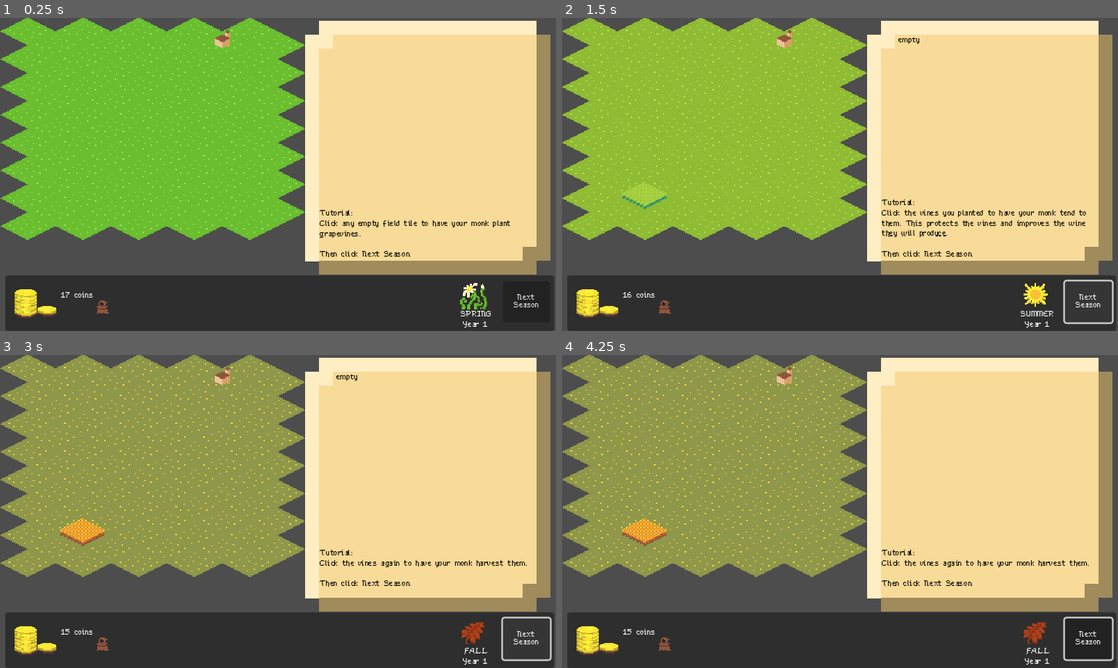
Above: before the commit, frames 1-4 (two rows, left to right).
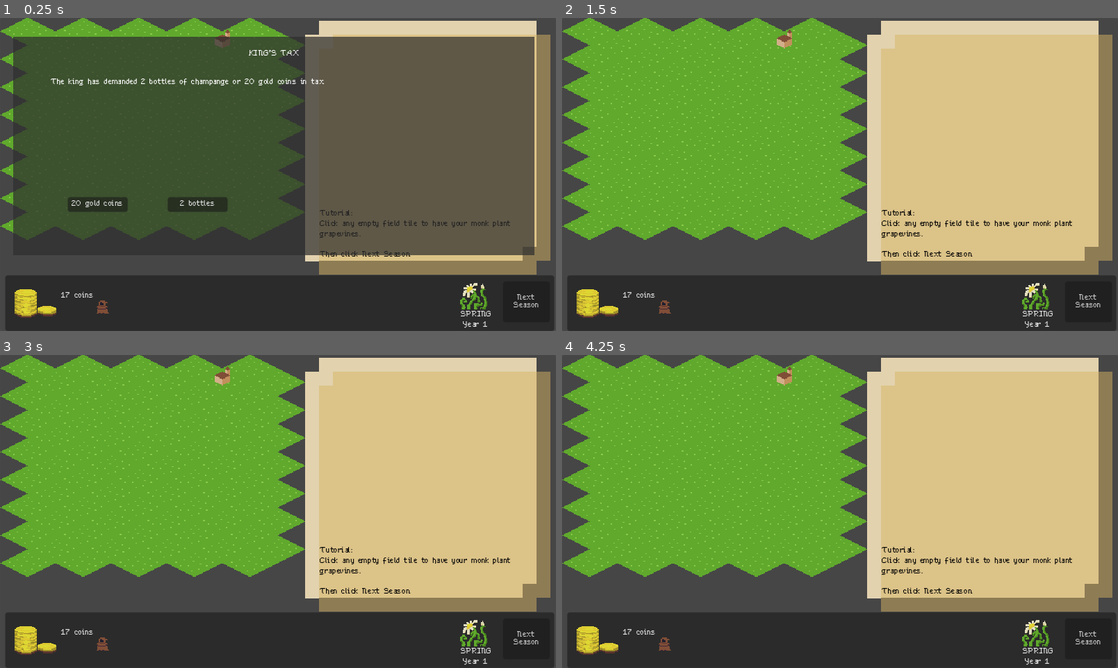
Above: after the commit, the same moments.

Repository: RoxT/ChampangeGGJ2025
Game: Godot game, scene res://overworld.tscn
Two runs of this game, one before a commit and one after it. Both use one fixed random seed, a clock stepped at 60 frames per second and the inputs below.
Inputs (mouse positions are in pixels of both pictures, inside the frame that each line leads up to):
- Up to frame 1 (0.25 s): no input
- Up to frame 2 (1.5 s): click (662, 205) at 0.5 s, where only the run after the commit has a clickable "20 gold coins"; click "Next Season" at 1.25 s
- Up to frame 3 (3 s): click "Next Season" at 2 s; click "Next Season" at 2.75 s
- Up to frame 4 (4.25 s): tap Enter at 3.5 s; move the mouse to (995, 392) at 3.52 s; press the mouse at (995, 392) at 3.53 s

The runs differ from the first frame. In frame 1, 63% of the frame differs, in the area x 1-97%, y 0-99%; in frame 2, 66%; in frame 3, 66%, in the area x 0-100%, y 0-99%; in frame 4, 66%.

Commit message:
started events

Diff:
--- /dev/null
+++ b/Champange/modal.gd
@@ -0,0 +1,89 @@
+extends Panel
+
+var event := ""
+
+signal event_over(result)
+
+# Called when the node enters the scene tree for the first time.
+func _ready():
+	CP.season_ended.connect(_on_season_ended)
+
+func _on_season_ended():
+	do_late_season.call_deferred()
+
+func do_late_season():
+	var event = ""
+	match CP.season:
+		CP.Seasons.SPRING:
+			pass
+		CP.Seasons.SUMMER:
+			if randf() < 0.5:
+				event = ["drought", "festival", "rains", "pests"].pick_random()
+		CP.Seasons.FALL:
+			pass
+		CP.Seasons.WINTER:
+			if randf() < 0.20:
+				event = "warm"
+	if event.is_empty() and randf() < 0.9:
+		event = "tax"
+	if not event.is_empty():
+		do_event(event)
+
+func do_event(new_event:String):
+	event = new_event
+	var title := ""
+	var desc := ""
+	var b_1 := "Okay"
+	var b_2 := ""
+
+	match event:
+		"tax":
+			title = "KING'S TAX"
+			desc = "The king has demanded 2 bottles of champange or 20 gold coins in tax."
+			b_1 = "20 gold coins"
+			b_2 = "2 bottles"
+		"drought":
+			title = "DROUGHT"
+			desc = "A drought this summer has withered the vines, decreasing the quality of fields this year"
+		"warm":
+			title = "MILD WINTER"
+			desc = "This winter is warmer than normal. It doesn't look like the casks will ferment as well."
+		"rain":
+			title = "DROUGHT"
+			desc = "A drought this summer has withered the vines, decreasing the quality of fields this year"
+		"festival":
+			pass
+		"pests":
+			pass
+	$Panel/EventLabel.text = title
+	$Panel/EventDesc.text = desc
+	$Panel/Button1.text = b_1
+	$Panel/Button1.visible = not b_1.is_empty()
+	$Panel/Button2.text = b_2
+	$Panel/Button2.visible = not b_2.is_empty()
+
+func _on_button_1_pressed():
+	match event:
+		"tax":
+			CP.money -= 10
+			event_over.emit("tax_coin")
+		"drought":
+			pass
+		"warm":
+			pass
+		"rain":
+			pass
+		"festival":
+			pass
+		"pests":
+			pass
+	event_over.emit(event)
+	$Panel.hide()
+
+
+func _on_button_2_pressed():
+	match event:
+		"tax":
+			CP.money -= 10
+			event_over.emit("tax_bottle")
+	$Panel.hide()
--- a/Champange/overworld.gd
+++ b/Champange/overworld.gd
@@ -61,3 +61,11 @@
 func _unhandled_input(event):
 	if event.is_action_pressed("esc"):
 		get_tree().quit()
+
+
+func _on_modal_event_over(result):
+	match result:
+		"tax_coin":
+			pass
+		"tax_bottle":
+			pass
--- a/Champange/overworld.tscn
+++ b/Champange/overworld.tscn
@@ -11,6 +11,7 @@
 [ext_resource type="Script" path="res://left_panel.gd" id="7_eimlm"]
 [ext_resource type="Texture2D" uid="uid://b0cg4b1of6xtb" path="res://seasons.png" id="9_nl3oc"]
 [ext_resource type="Texture2D" uid="uid://ch1kydxx2rsat" path="res://GoldCoins.png" id="9_uq47a"]
+[ext_resource type="Script" path="res://modal.gd" id="12_xmme5"]
 
 [sub_resource type="TileSetAtlasSource" id="TileSetAtlasSource_i46tr"]
 resource_name = "Spring"
@@ -96,6 +97,9 @@
 tile_size = Vector2i(64, 32)
 sources/0 = SubResource("TileSetAtlasSource_f1hwt")
 
+[sub_resource type="StyleBoxFlat" id="StyleBoxFlat_0e3an"]
+bg_color = Color(0.18, 0.18, 0.18, 0.717647)
+
 [node name="Overworld" type="Node2D"]
 script = ExtResource("1_1dfiy")
 
@@ -209,21 +213,68 @@
 [node name="SeasonTimer" type="Timer" parent="HUD/LeftP"]
 one_shot = true
 
-[node name="HelpPanel" type="Panel" parent="HUD"]
-visible = false
-offset_left = 6.0
-offset_top = 256.0
-offset_right = 343.0
-offset_bottom = 287.0
-
-[node name="Label" type="Label" parent="HUD/HelpPanel"]
-layout_mode = 0
-offset_right = 40.0
-offset_bottom = 9.0
-text = "Click Empty tile to have monk plant for next season."
+[node name="Modal" type="Panel" parent="HUD"]
+self_modulate = Color(1, 1, 1, 0.211765)
+anchors_preset = 15
+anchor_right = 1.0
+anchor_bottom = 1.0
+grow_horizontal = 2
+grow_vertical = 2
+script = ExtResource("12_xmme5")
+
+[node name="Panel" type="Panel" parent="HUD/Modal"]
+layout_mode = 0
+offset_left = 15.0
+offset_top = 22.0
+offset_right = 615.0
+offset_bottom = 273.0
+theme_override_styles/panel = SubResource("StyleBoxFlat_0e3an")
+
+[node name="EventLabel" type="Label" parent="HUD/Modal/Panel"]
+layout_mode = 1
+anchors_preset = 10
+anchor_right = 1.0
+offset_bottom = 39.0
+grow_horizontal = 2
+text = "KING'S TAX"
+horizontal_alignment = 1
+vertical_alignment = 1
+
+[node name="EventDesc" type="Label" parent="HUD/Modal/Panel"]
+layout_mode = 1
+anchors_preset = 14
+anchor_top = 0.5
+anchor_right = 1.0
+anchor_bottom = 0.5
+offset_left = 43.0
+offset_top = -77.5
+offset_right = -47.0
+offset_bottom = 9.5
+grow_horizontal = 2
+grow_vertical = 2
+text = "The king has demanded 2 bottles of champange or 20 gold coins in tax."
+
+[node name="Button1" type="Button" parent="HUD/Modal/Panel"]
+layout_mode = 0
+offset_left = 63.0
+offset_top = 184.0
+offset_right = 132.0
+offset_bottom = 201.0
+text = "20 gold coins"
+
+[node name="Button2" type="Button" parent="HUD/Modal/Panel"]
+layout_mode = 0
+offset_left = 178.0
+offset_top = 184.0
+offset_right = 247.0
+offset_bottom = 201.0
+text = "2 bottles"
 
 [connection signal="changed_monk" from="HUD/LeftP/MonkBox" to="HUD/LeftP" method="_on_monk_box_changed_monk"]
 [connection signal="child_entered_tree" from="HUD/LeftP/MonkBox" to="HUD/LeftP/MonkBox" method="_on_child_entered_tree"]
 [connection signal="child_exiting_tree" from="HUD/LeftP/MonkBox" to="HUD/LeftP/MonkBox" method="_on_child_exiting_tree"]
 [connection signal="pressed" from="HUD/LeftP/Season" to="HUD/LeftP" method="_on_season_pressed"]
 [connection signal="toggled" from="HUD/LeftP/BuildPanel/BuildBtn" to="HUD/LeftP" method="_on_build_btn_toggled"]
+[connection signal="event_over" from="HUD/Modal" to="." method="_on_modal_event_over"]
+[connection signal="pressed" from="HUD/Modal/Panel/Button1" to="HUD/Modal" method="_on_button_1_pressed"]
+[connection signal="pressed" from="HUD/Modal/Panel/Button2" to="HUD/Modal" method="_on_button_2_pressed"]
Not shown: 1 places in Champange/overworld.tscn that only renumber resources
